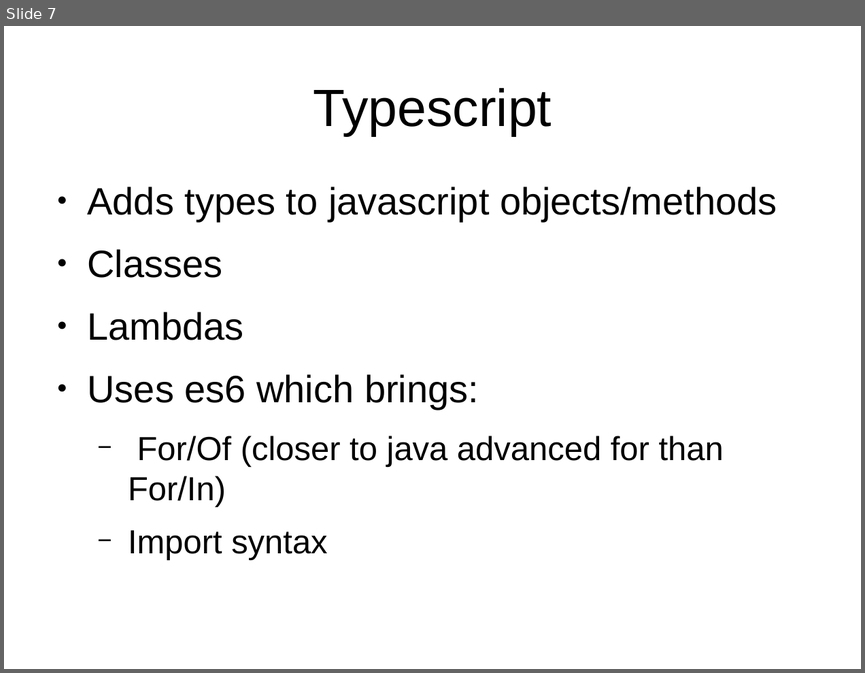
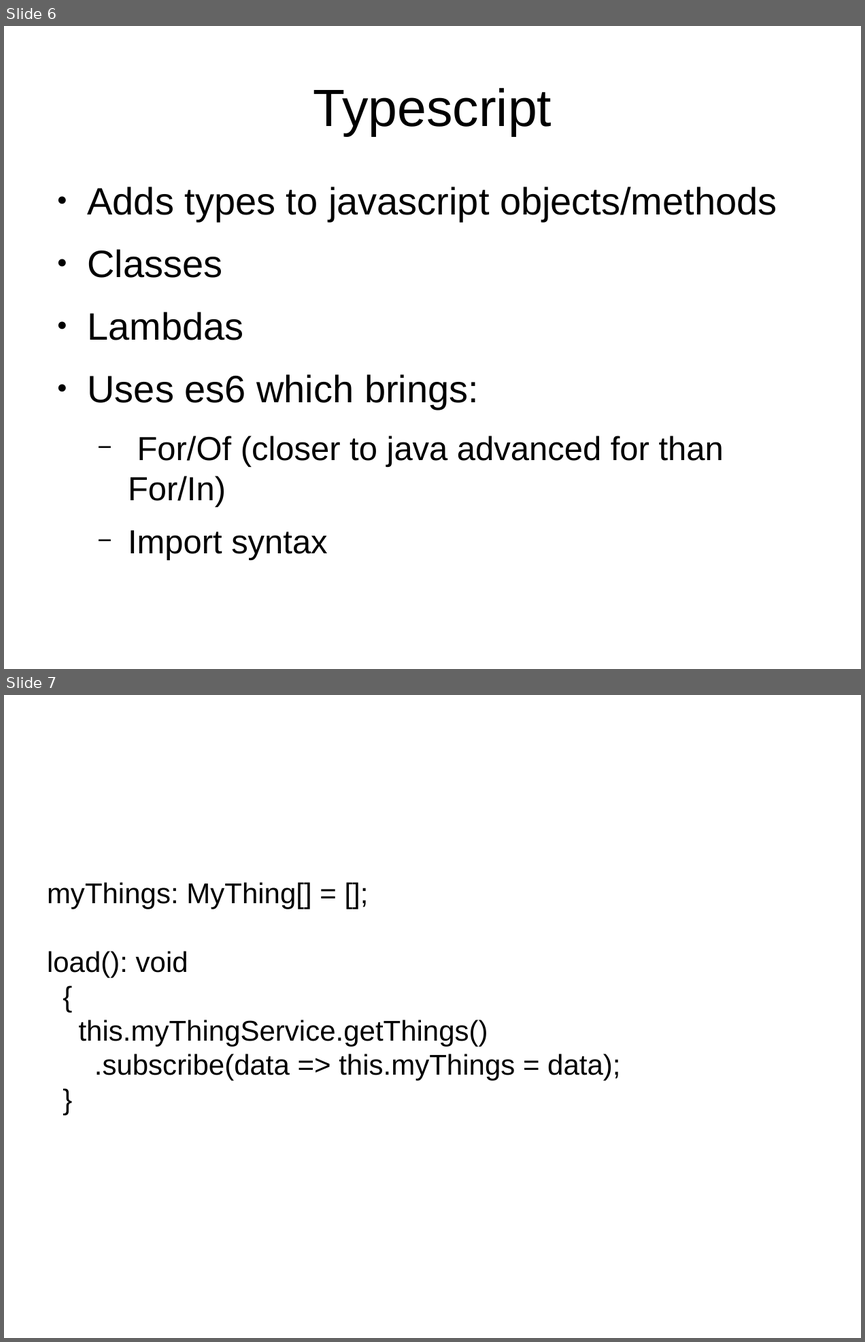
Before and after one commit to trognus/devcon2016, a slide deck: devconNg2.odp. Shown one above the other, each under a label of ours: slide 7 before the commit, slides 6 and 7 after it. The pictures are 865x673 and 865x1342 pixels, drawn with LibreOffice and Linux fonts; fonts in the diff are those of the drawing. Boxes give left, top, right and bottom in pixels: in the first picture for what was removed or moved away, otherwise in the second. Text is boxed around its words. In the diff, an @@ line names an element or a change of style, - is before the commit and + after.

```diff
--- a/devconNg2.odp
+++ b/devconNg2.odp
@@ slide 7 added at bbox=[4, 695, 861, 1338], background #FFFFFF @@
@@ subtitle added at bbox=[47, 882, 620, 1081], 24 pt, text #000000 @@
+myThings: MyThing[] = [];
+load(): void
+{
+this.myThingService.getThings()
+.subscribe(data => this.myThings = data);
+}
@@ what was slide 7 is now slide 6 @@
```
Also in this commit, not shown: 4 slides changed, 5 other slides added, 1 slide removed, 1 other file.
